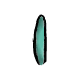
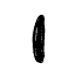
Revision of a layered 80 x 80 image; what changed, layer by layer:
added layer "Layer #1" above "Layer" over [31, 14, 46, 64]
hid "arm_upper_skin-0.png" over [32, 14, 47, 66]
